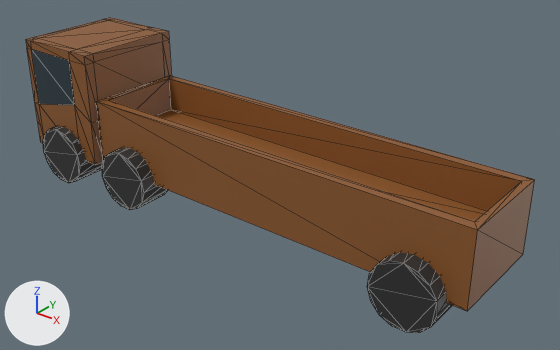
Renders of the glTF model automated-construction-sim/Assets/LKW.glb from each side of a commit.
Rendered twice from a 50 mm lens placed at (9.11, -10.43, 5.69), pointed at (0.61, 0.2, -0.89). Every picture has the same lights, and +X, +Y and +Z are marked at lower left. The picture after the commit comes second. Mesh edges are drawn as thin lines. Vertices at exactly the same position are counted once.
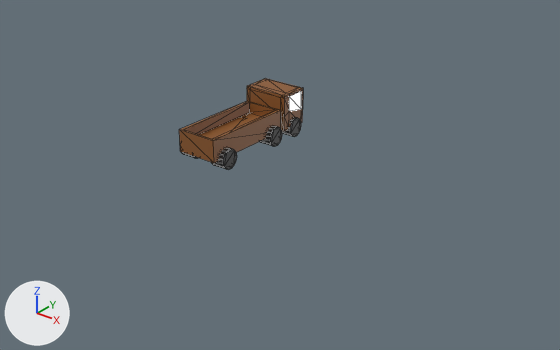
Scene script edits in JSON lines:
```json
{"op": "set", "path": "mat_material_002.base_color", "old": "(0.0282, 0.0282, 0.0282)", "new": "(0.0693, 0.106, 0.128)", "note": "black #2f2f2f -> greyish blue #4a5c64"}
{"op": "add", "block": "mat_material_004", "code": ["mat_material_004 = principled_material('Material.004')", "mat_material_004.base_color = (0.8, 0.597, 0.135)  # yellow #e7cb67"]}
{"block": "me_cylinder", "where": "# used by ob_cylinder; location = (-1.66, -0.01, -0.96); rotation_euler = (1.59, 0.0, 0.0), in degrees (91, 0, 0); scale = (0.632, 0.632, 0.376)"}
{"block": "me_cylinder", "where": "# before: 60 (10.9, -0.5, 2.8) at pixel (467, 311), 61 (10.9, 1.7, 2.7) at pixel (477, 229), 62 (10.9, -0.6, -2.8) at pixel (523, 254), 63 (10.9, 1.7, -2.9) at pixel (534, 179), 66 (10.7, 1.7, -2.4) at pixel (521, 181)"}
{"block": "me_cylinder", "where": "# before: 67 (10.7, 1.7, 2.2) at pixel (474, 221), 70 (10.7, 0.5, -2.3), 71 (10.7, 0.6, 2.2)"}
{"op": "remove", "block": "me_cylinder", "code": "me_cylinder.from_pydata(...)  # 268 vertices, 492 faces; spans x -5.8..10.9, y -1.6..3.3, z -3.5..3.6"}
{"op": "add", "block": "me_cylinder", "code": "me_cylinder.from_pydata(...)  # 268 vertices, 492 faces; spans x -5.8..7.5, y -1.6..3.3, z -3.5..3.6"}
{"block": "me_cylinder", "change": "me_cylinder part 1: the loose piece of 30 vertices spanning x 8.4..10.4, y -1.5..0.5, z 1.6..3.6 is moved by (-3.4, 0.0, 0.0)"}
{"block": "me_cylinder", "change": "me_cylinder part 2: the loose piece of 30 vertices spanning x 8.4..10.4, y -1.6..0.4, z -3.5..-1.5 is moved by (-3.4, 0.0, 0.0)"}
{"block": "me_cylinder", "change": "me_cylinder part 3"}
{"op": "add", "block": "me_cylinder", "code": "for i in [*range(60, 64), 66, 67, 70, 71]: me_cylinder.vertices[i].co += Vector((-3.4, 0.0, 0.0))"}
{"op": "remove", "block": "me_cylinder", "code": "me_cylinder.materials.append(mat_material)  # greyish blue #4a5c64"}
{"op": "add", "block": "me_cylinder", "code": "me_cylinder.materials.append(mat_material_004)  # yellow #e7cb67"}
{"op": "set", "path": "ob_cylinder.location", "old": "(-1.66, -0.01, -0.96)", "new": "(0.0, 0.0, 0.0)"}
{"op": "set", "path": "ob_cylinder.rotation_euler", "old": "(1.59, 0.0, 0.0)", "new": "(1.59, 0.0, -1.571)", "note": "degrees (91, 0, 0) -> degrees (91, 0, -90)"}
{"op": "set", "path": "ob_cylinder.scale", "old": "(0.632, 0.632, 0.376)", "new": "(0.191, 0.191, 0.152)"}
```

What differs and where, as boxes [x1, y1, x2, y2] in the pictures (560 x 350 px; the box of a moved part takes in the faces that stretch with it):
```json
{"object": "Cylinder", "change": "recoloured, reshaped, moved, turned, rescaled", "before": [26, 18, 535, 333], "after": [179, 78, 303, 169]}
{"part": 1, "of": "me_cylinder", "change": "moved or reshaped", "before": [367, 252, 452, 333], "after": [181, 152, 198, 158]}
{"part": 2, "of": "me_cylinder", "change": "moved or reshaped", "after": [211, 148, 237, 169], "on screen": "not visible before"}
{"part": 3, "of": "me_cylinder", "change": "moved or reshaped", "before": [97, 76, 535, 311], "after": [179, 101, 281, 163]}
```
